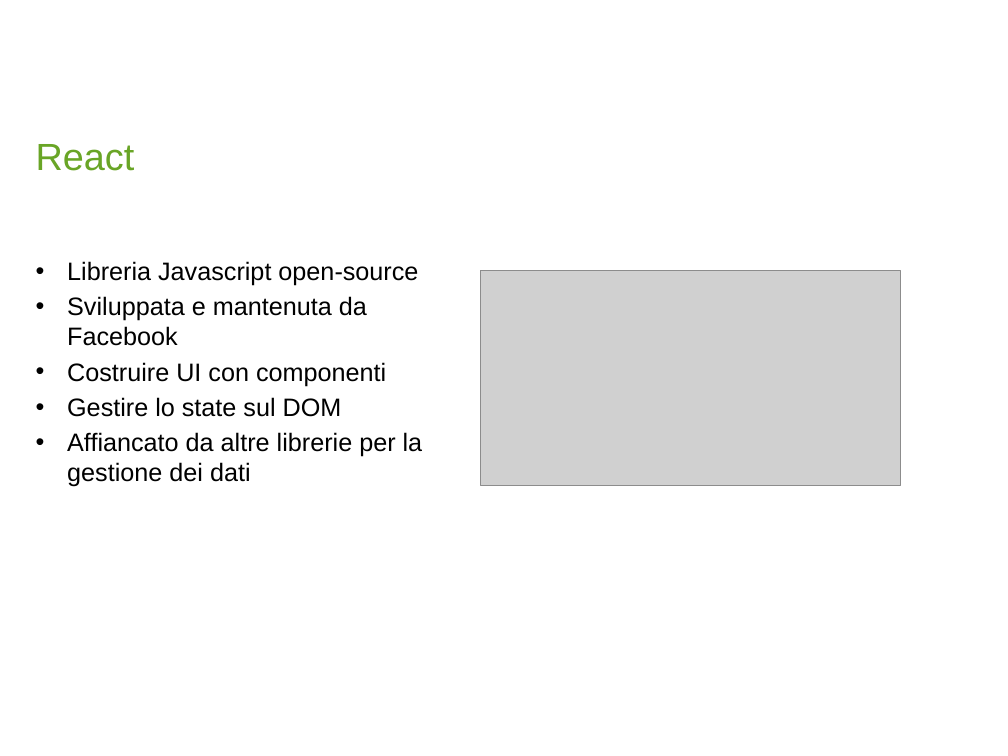
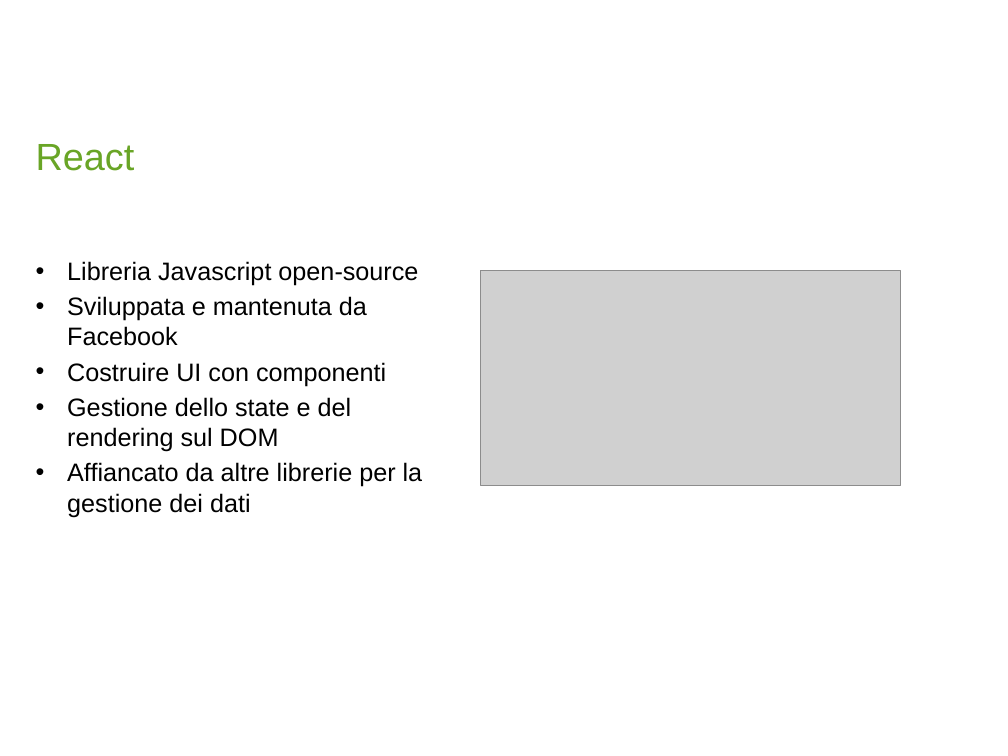
Before and after one commit to AndreaBForce/ReactCalendarComponent, a slide deck: slide 3 of Gr01_React_MorandaRiccardi.pptx. Drawn at 1008x756 pixels with LibreOffice and Linux fonts; fonts in the diff are those of the drawing; grey boxes stand for pictures; background and template pictures are left out. Boxes give left, top, right and bottom in pixels: in the first picture for what was removed or moved away, otherwise in the second. Text is boxed around its words. In the diff, an @@ line names an element or a change of style, - is before the commit and + after.

Commit message:
pptx

```diff
--- a/Gr01_React_MorandaRiccardi.pptx
+++ b/Gr01_React_MorandaRiccardi.pptx
@@ text at (67, 397, 352, 452): text changed @@
-• Gestire lo state sul DOM
+• Gestione dello state e del rendering sul DOM
```
Also in this commit, not shown: 2 other slides changed.
